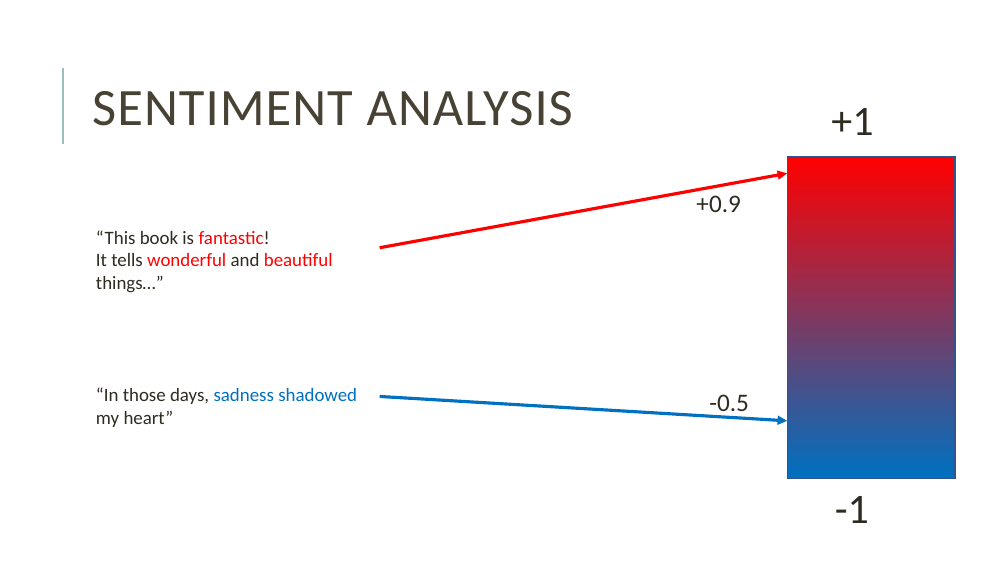
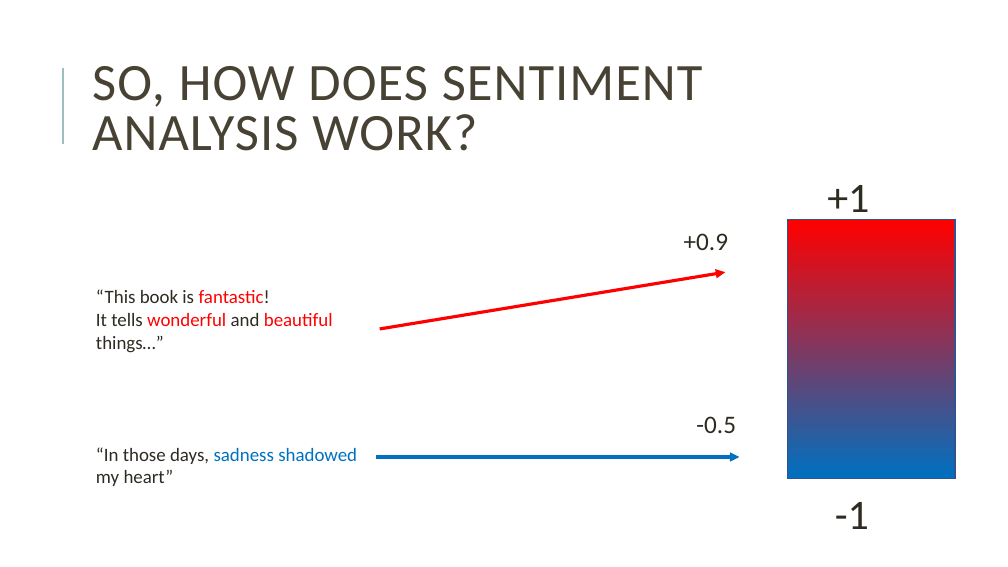
Before and after one commit to giuliagrisot/Sentiment_Analysis_CDH_2023-24, a slide deck: slide 4 of SA.pptx (slide 2 before the commit). Drawn at 1008x567 pixels with LibreOffice and Linux fonts; fonts in the diff are those of the drawing. Boxes give left, top, right and bottom in pixels: in the first picture for what was removed or moved away, otherwise in the second. Text is boxed around its words. In the diff, an @@ line names an element or a change of style, - is before the commit and + after.

```diff
--- a/SA.pptx
+++ b/SA.pptx
@@ title at [92, 66, 703, 151]: text changed @@
-SENTIMENT ANALYSIS
+SO, HOW DOES SENTIMENT ANALYSIS WORK?
@@ text "+1" rewrapped from [831, 108, 873, 135] to [827, 185, 869, 222] @@
@@ text "+0.9" rewrapped from [696, 191, 740, 212] to [684, 233, 728, 250] @@
@@ rectangle: place and size @@
-rectangle at [787, 157, 955, 479]
+rectangle at [787, 220, 955, 478]
@@ text "“This book is fantastic! It ...": place and size @@
-text "“This book is fantastic! It ..." at [96, 230, 357, 427]
+text "“This book is fantastic! It ..." at [96, 289, 357, 486]
@@ arrow moved from (380, 248) - (787, 173) to (380, 329) - (725, 272) @@
@@ text "-0.5" rewrapped from [709, 394, 749, 417] to [696, 416, 736, 433] @@
@@ arrow moved from (380, 396) - (787, 421) to (376, 457) - (740, 457) @@
@@ text "-1": place and size @@
-text "-1" at [835, 496, 869, 523]
+text "-1" at [835, 502, 869, 529]
```
Also in this commit, not shown: 2 other slides changed, 5 slides added, 3 slides removed.
